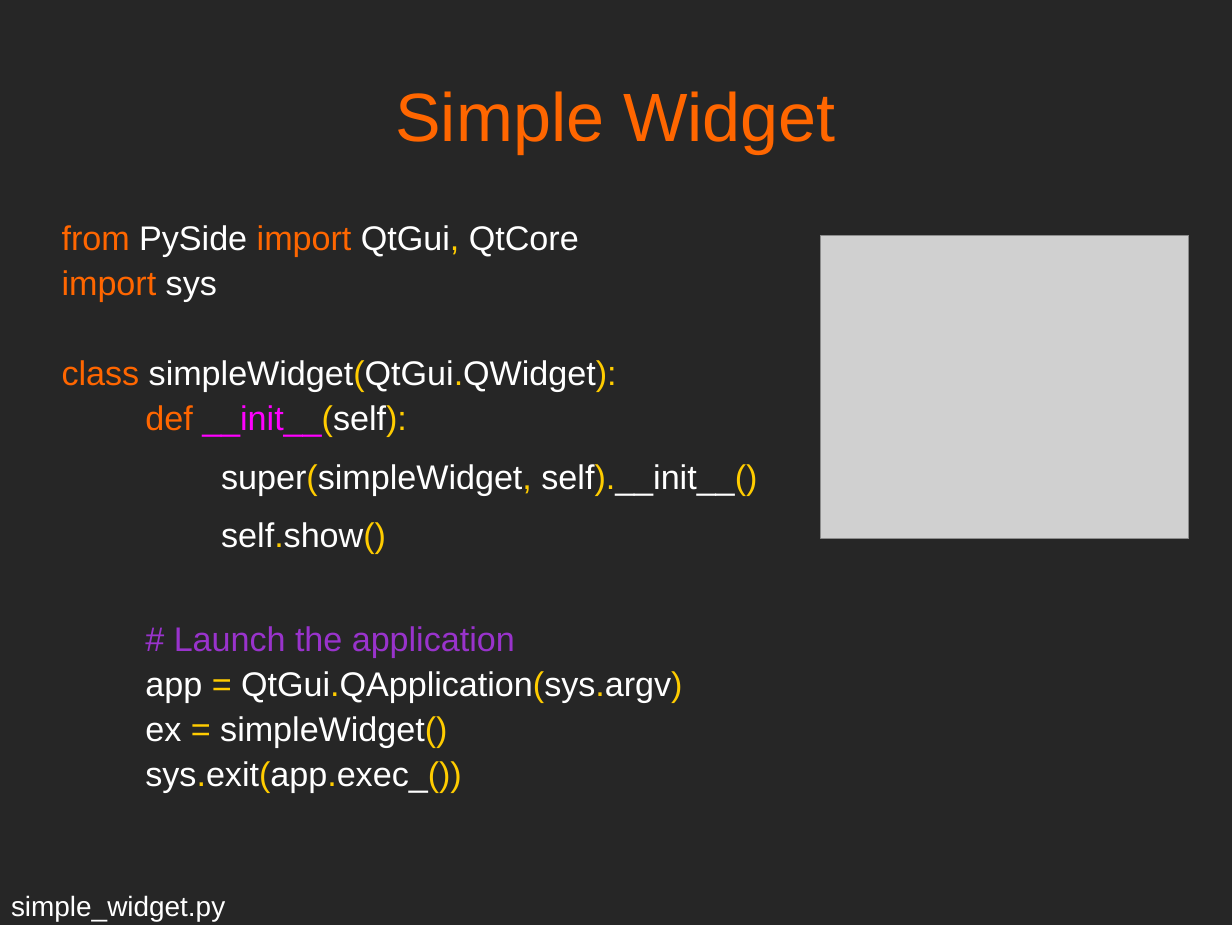
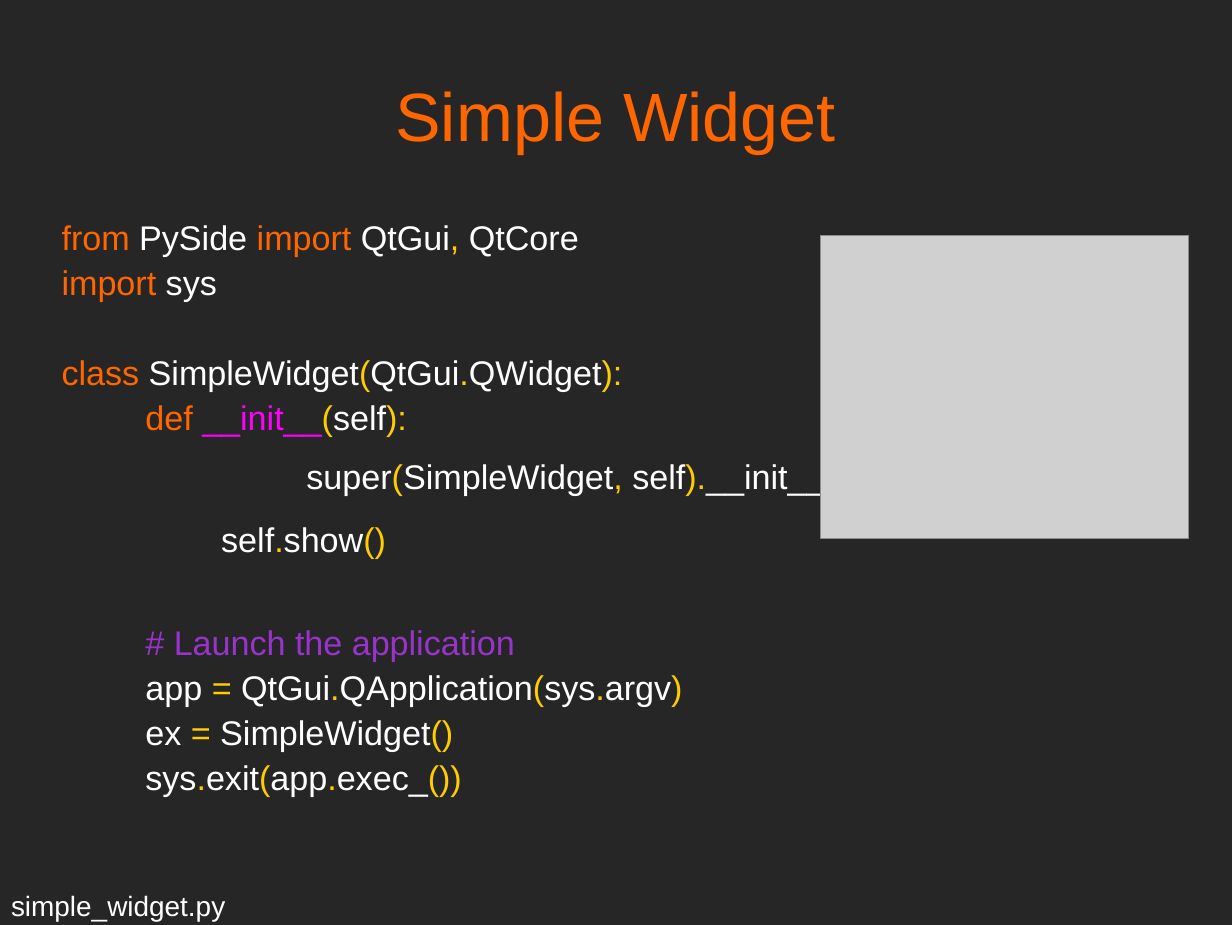
Before and after one commit to mfarhan12/qt-presentation, a slide deck: slide 5 of OPAG QT Presentation.odp. Drawn at 1232x925 pixels with LibreOffice and Linux fonts; fonts in the diff are those of the drawing; grey boxes stand for pictures. Boxes give left, top, right and bottom in pixels: in the first picture for what was removed or moved away, otherwise in the second. Text is boxed around its words. In the diff, an @@ line names an element or a change of style, - is before the commit and + after.

```diff
--- a/OPAG QT Presentation.odp
+++ b/OPAG QT Presentation.odp
@@ text at box(62, 360, 623, 392): text changed @@
-class simpleWidget(QtGui.QWidget):
+class SimpleWidget(QtGui.QWidget):
@@ text at box(306, 461, 848, 495): text changed @@
-  super(simpleWidget, self).__init__()
+super(SimpleWidget, self).__init__()
@@ text at box(145, 720, 453, 752): text changed @@
-ex = simpleWidget()
+ex = SimpleWidget()
```
Also in this commit, not shown: 2 other slides changed, 1 other file.
